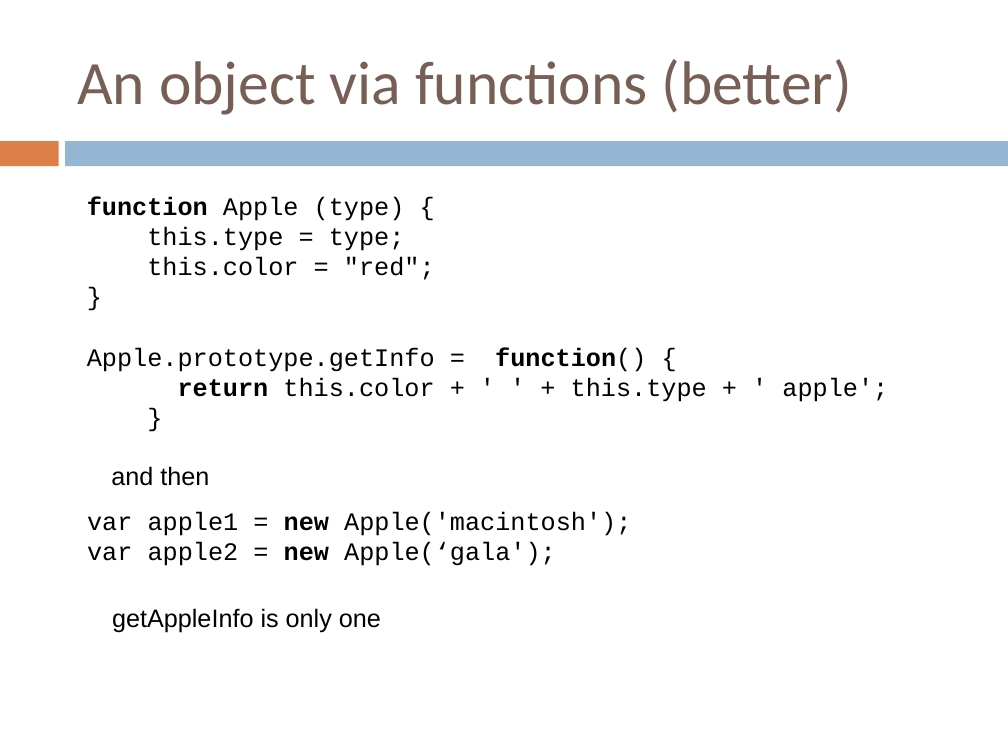
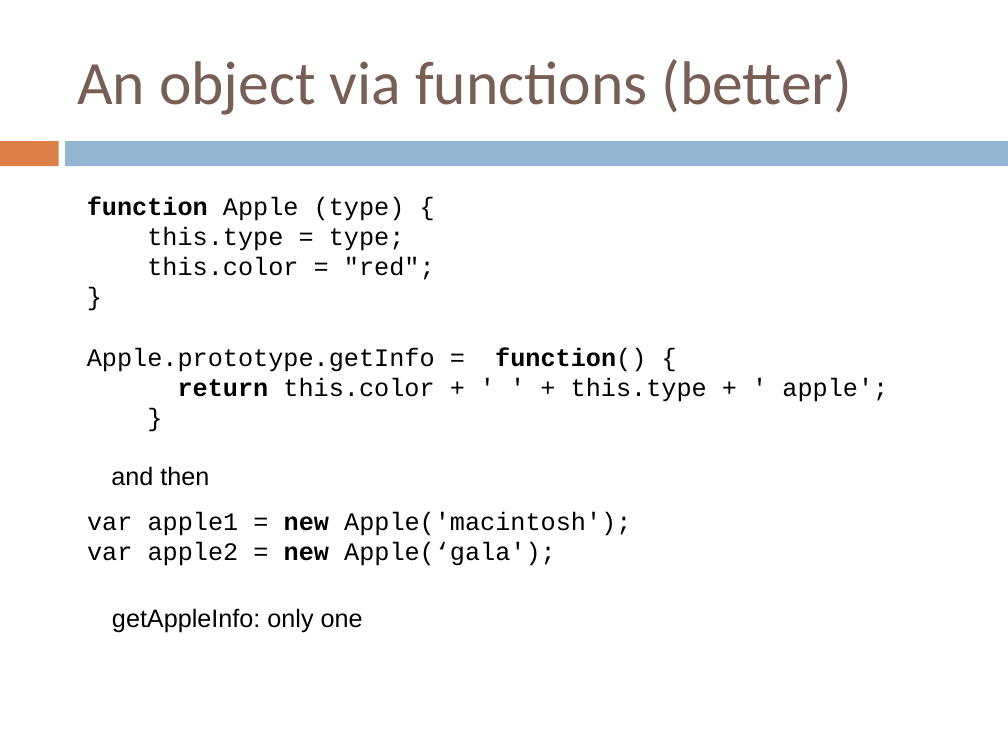
Before and after one commit to crista/EPS-slides, a slide deck: slide 14 of EPS-OOP-JavaScript.ppt. Drawn at 1008x756 pixels with LibreOffice and Linux fonts; fonts in the diff are those of the drawing. Boxes give left, top, right and bottom in pixels: in the first picture for what was removed or moved away, otherwise in the second. Text is boxed around its words. In the diff, an @@ line names an element or a change of style, - is before the commit and + after.

```diff
--- a/EPS-OOP-JavaScript.ppt
+++ b/EPS-OOP-JavaScript.ppt
@@ text at <box>112,608,363,633</box>: text changed @@
-getAppleInfo is only one
+getAppleInfo: only one
```
Also in this commit, not shown: 2 other slides changed, 2 slides added, 1 slide removed, 1 other file.
